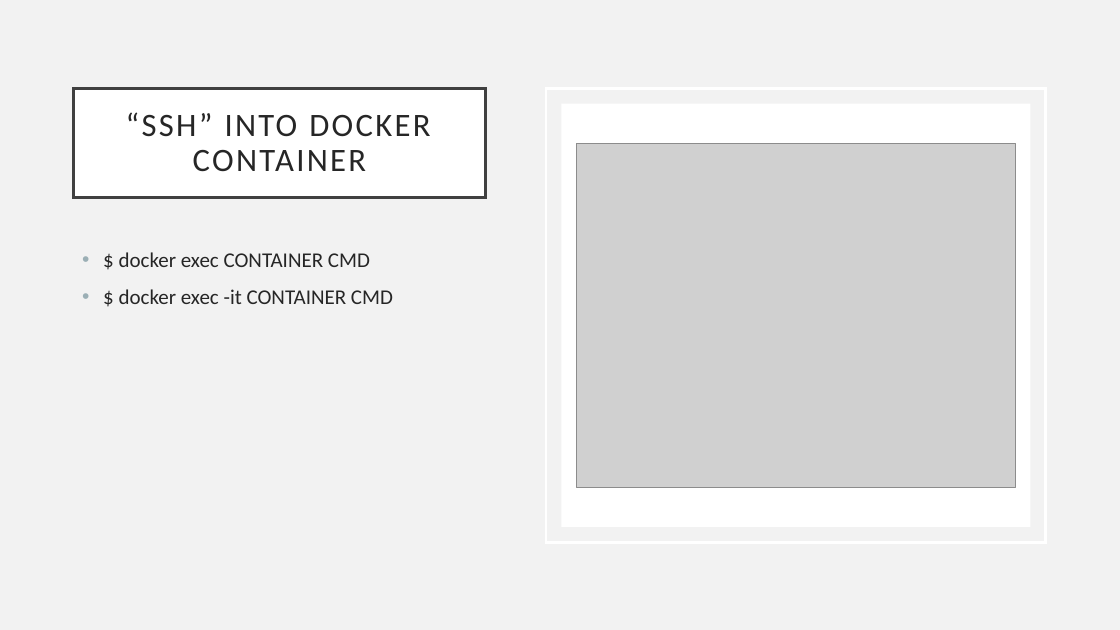
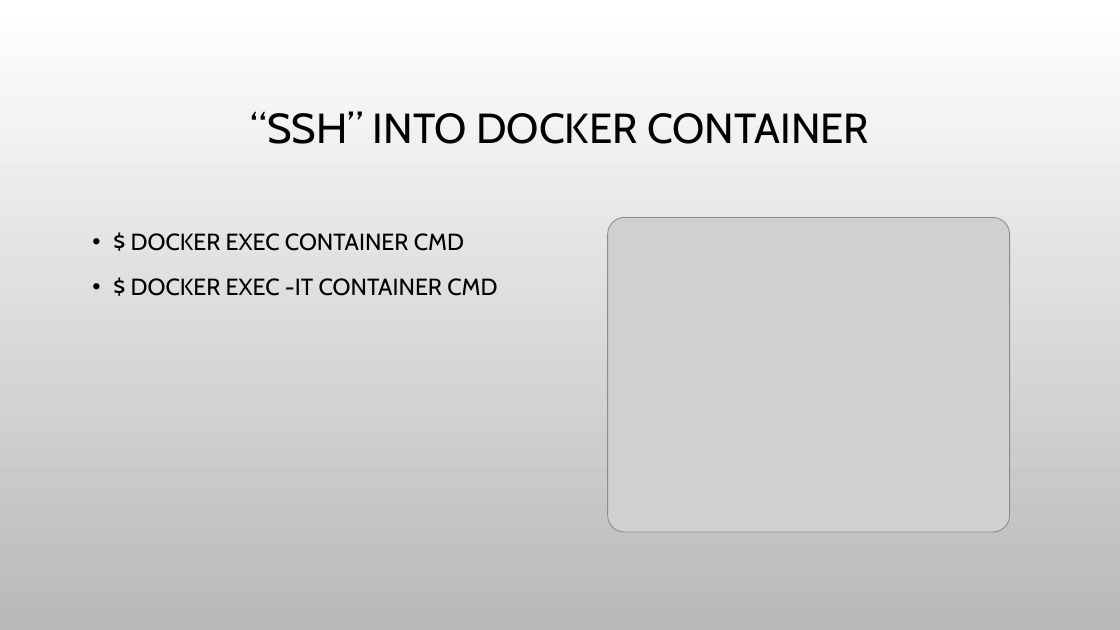
Before and after one commit to marilynwaldman/course, a slide deck: slide 18 of Learning Environment/Virtual Environment/01-VMandDocker.pptx. Drawn at 1120x630 pixels with LibreOffice and Linux fonts; fonts in the diff are those of the drawing; grey boxes stand for pictures; background and template pictures are left out. Boxes give left, top, right and bottom in pixels: in the first picture for what was removed or moved away, otherwise in the second. Text is boxed around its words. In the diff, an @@ line names an element or a change of style, - is before the commit and + after.

```diff
--- a/Learning Environment/Virtual Environment/01-VMandDocker.pptx
+++ b/Learning Environment/Virtual Environment/01-VMandDocker.pptx
@@ background #F2F2F2 to picture (left out) @@
@@ title "“SSH” INTO DOCKER CONTAINER": place and size @@
-title "“SSH” INTO DOCKER CONTAINER" at <box>74,88,486,197</box>
+title "“SSH” INTO DOCKER CONTAINER" at <box>251,111,869,144</box>
@@ title "“SSH” INTO DOCKER CONTAINER" at <box>251,111,869,144</box>: size 28 to 36 pt, font Calibri to Cabin, text colour #262626 to #000000, letter spacing 2 to 0 pt; fill #FFFFFF to none; outline #404040 2.5 pt to none @@
@@ rectangle removed at <box>546,88,1046,542</box> @@
@@ rectangle removed at <box>561,103,1030,527</box> @@
@@ text at <box>131,233,497,296</box>: text changed; size 18 to 20 pt; font Calibri to Cabin; text colour #262626 to #000000 @@
-• $ docker exec CONTAINER CMD
-• $ docker exec -it CONTAINER CMD
+• $ DOCKER EXEC CONTAINER CMD
+• $ DOCKER EXEC -IT CONTAINER CMD
@@ picture: place and size @@
-picture at <box>576,144,1016,487</box>
+picture at <box>607,218,1010,532</box>
```
Also in this commit, not shown: 14 other slides changed, 2 slides added, 2 slides removed, 1 other file.
